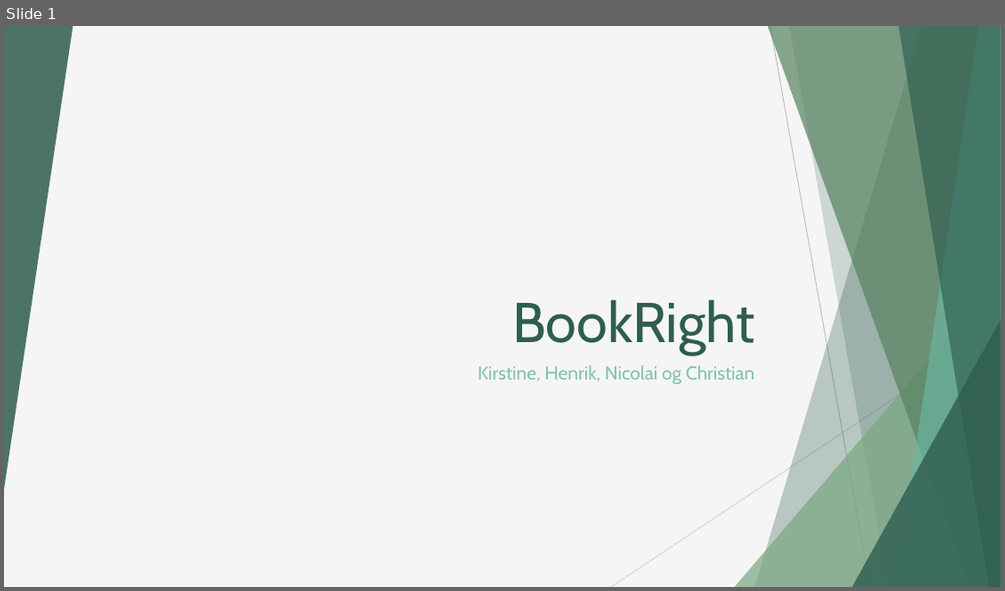
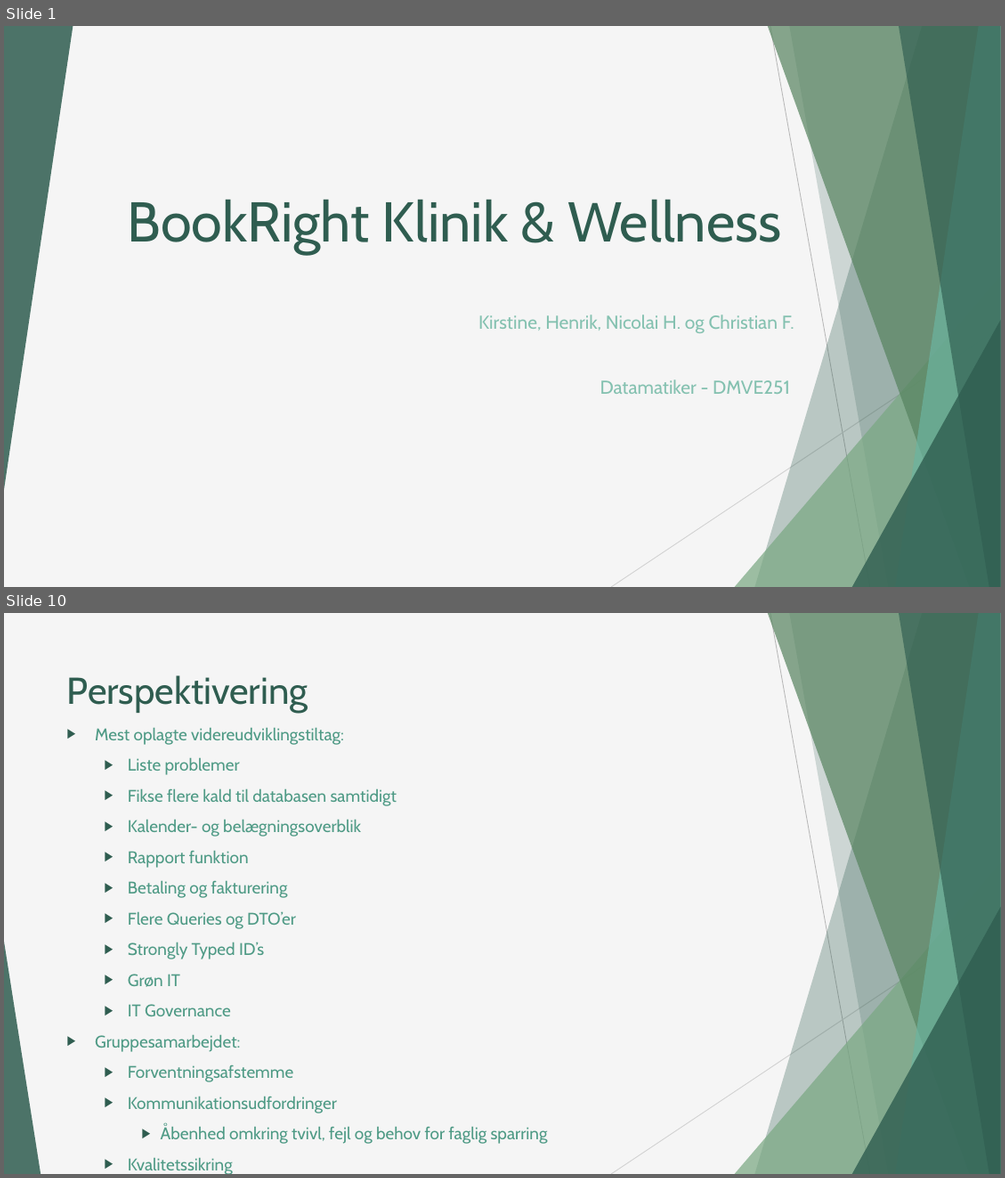
Before and after one commit to hiha76740/SecondSemesterEksamensProjekt, a slide deck: Dokumenter/Powerpoint.pptx. Shown one above the other, each under a label of ours: slide 1 before the commit, slides 1 and 10 after it; the slides between them are not shown. The pictures are 1005x591 and 1005x1178 pixels, drawn with LibreOffice and Linux fonts; fonts in the diff are those of the drawing. Boxes give left, top, right and bottom in pixels: in the first picture for what was removed or moved away, otherwise in the second. Text is boxed around its words. In the diff, an @@ line names an element or a change of style, - is before the commit and + after.

```diff
--- a/Dokumenter/Powerpoint.pptx
+++ b/Dokumenter/Powerpoint.pptx
@@ slide 10 added at [4,613,1001,1174], background #F5F5F5; not listed: 9 template elements that a slide beside it also shows @@
@@ title added at [67,675,308,713], 36 pt, text #2F5D50 @@
+Perspektivering
@@ text added at [95,727,548,1174], 16.3 pt, text #4E9A85 @@
+▶ Mest oplagte videreudviklingstiltag:
+  ▶ Liste problemer
+  ▶ Fikse flere kald til databasen samtidigt
+  ▶ Kalender- og belægningsoverblik
+  ▶ Rapport funktion
+  ▶ Betaling og fakturering
+  ▶ Flere Queries og DTO’er
+  ▶ Strongly Typed ID’s
+  ▶ Grøn IT
+  ▶ IT Governance
+▶ Gruppesamarbejdet:
+  ▶ Forventningsafstemme
+  ▶ Kommunikationsudfordringer
+    ▶ Åbenhed omkring tvivl, fejl og behov for faglig sparring
+  ▶ Kvalitetssikring
+  ▶ Mere feature betonet SCRUM process
@@ triangle added at [4,941,40,1174], fill #2F5D50 at 85% opacity @@
@@ slide 1 changed as well @@
@@ title at [128,199,781,255]: text changed @@
-BookRight
+BookRight Klinik & Wellness
@@ subtitle at [478,314,794,394]: text changed @@
-Kirstine, Henrik, Nicolai og Christian
+Kirstine, Henrik, Nicolai H. og Christian F.
+Datamatiker - DMVE251
```
Also in this commit, not shown: 4 other slides changed, 5 other slides added, 2 slides removed.
